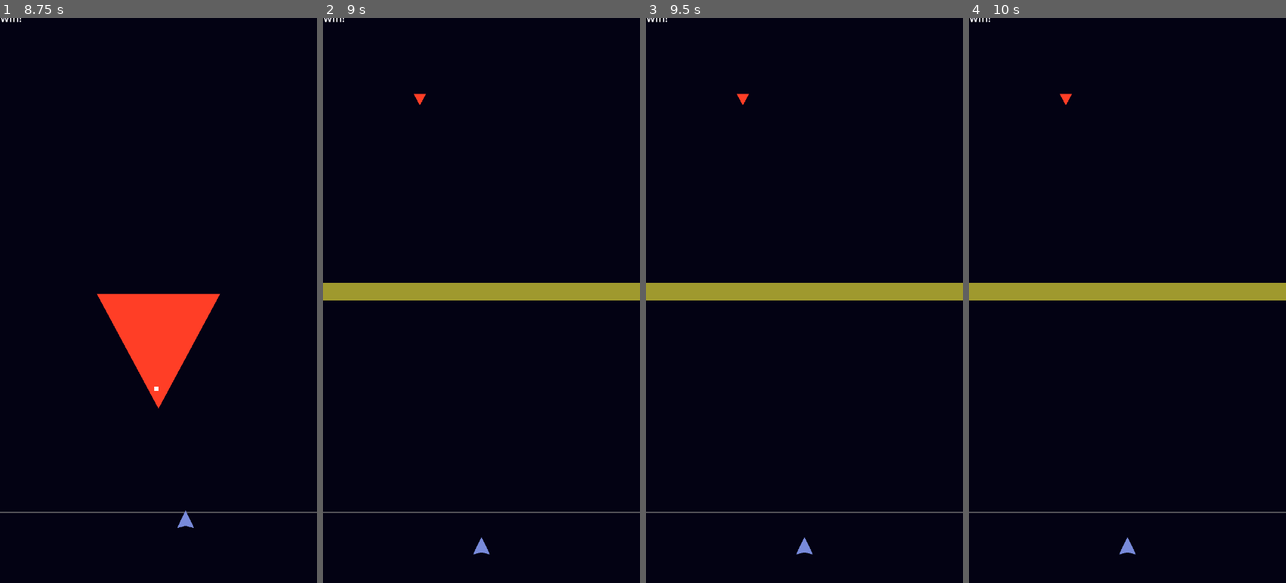
Above: before the commit, frames 1-4 (left to right).
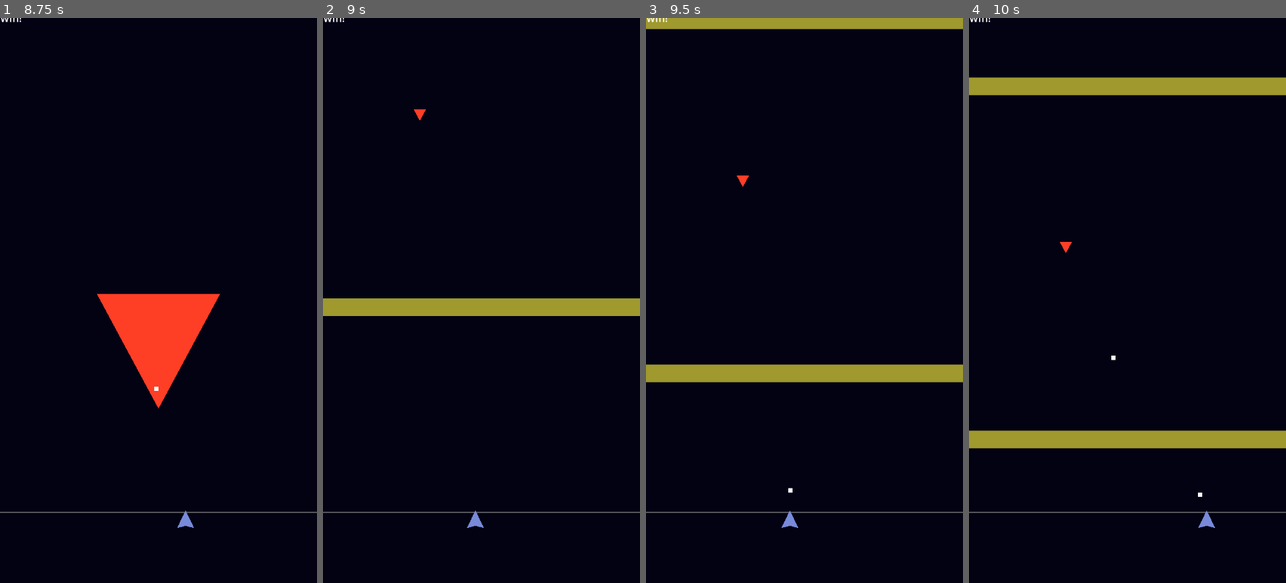
Above: after the commit, the same moments.

Repository: mystal/corneria
Game: Godot game, scene res://levels/proto.tscn
Two runs of this game, one before a commit and one after it. Both use one fixed random seed, a clock stepped at 60 frames per second and the inputs below.
Inputs (mouse positions are in pixels of both pictures, inside the frame that each line leads up to):
- Up to frame 1 (8.75 s): tap Enter (ui_accept) at 0.5, 0.6, 0.77, 1.07, 1.35, 1.52, 1.82, 2.1, 2.85, 3.02, 3.32, 3.6, 3.77, 4.07, 4.35, 4.52, 4.82, 5.1, 5.85, 6.02, 6.32, 6.6, 6.77, 7.07, 7.35, 7.52, 7.82, 8.1 s; move the mouse to (228, 272) at 0.52 s; hold Right (ui_right) 0.53-1.28 s; move the mouse to (95, 328) at 1.27 s; hold Left (ui_left) 1.28-2.03 s; move the mouse to (190, 176) at 2.02 s; hold Right (ui_right) 2.03-3.53 s; move the mouse to (142, 413) at 2.77 s; move the mouse to (253, 385) at 3.52 s; hold Left (ui_left) 3.53-5.78 s; move the mouse to (63, 215) at 4.27 s; move the mouse to (174, 300) at 5.02 s; move the mouse to (110, 159) at 5.77 s; hold Right (ui_right) 5.78-8.03 s; move the mouse to (228, 272) at 6.52 s; move the mouse to (95, 328) at 7.27 s; move the mouse to (190, 176) at 8.02 s; hold Left (ui_left) from 8.03 s (still down)
- Up to frame 2 (9 s): keep holding Left (ui_left); move the mouse to (465, 413) at 8.77 s; tap Enter (ui_accept) at 8.85 s
- Up to frame 3 (9.5 s): keep holding Left (ui_left); tap Enter (ui_accept) at 9.02, 9.32 s
- Up to frame 4 (10 s): move the mouse to (1222, 385) at 9.52 s; release Left (ui_left) at 9.53 s; hold Right (ui_right) from 9.53 s (still down); tap Enter (ui_accept) at 9.6, 9.77 s

Frame 1 is identical in both runs. In frame 2, 5.7% of the frame differs, in the area x 0-100%, y 13-95%; in frame 3, 8.6%; in frame 4, 9.9%, in the area x 0-100%, y 10-95%.

Commit message:
Unpause game when restarting

Diff:
--- a/godot/globals/globals.gd
+++ b/godot/globals/globals.gd
@@ -26,5 +26,5 @@
 	game_over_screen.player_lost()
 
 func restart_game() -> void:
-	get_tree().paused = true
+	get_tree().paused = false
 	get_tree().reload_current_scene()
